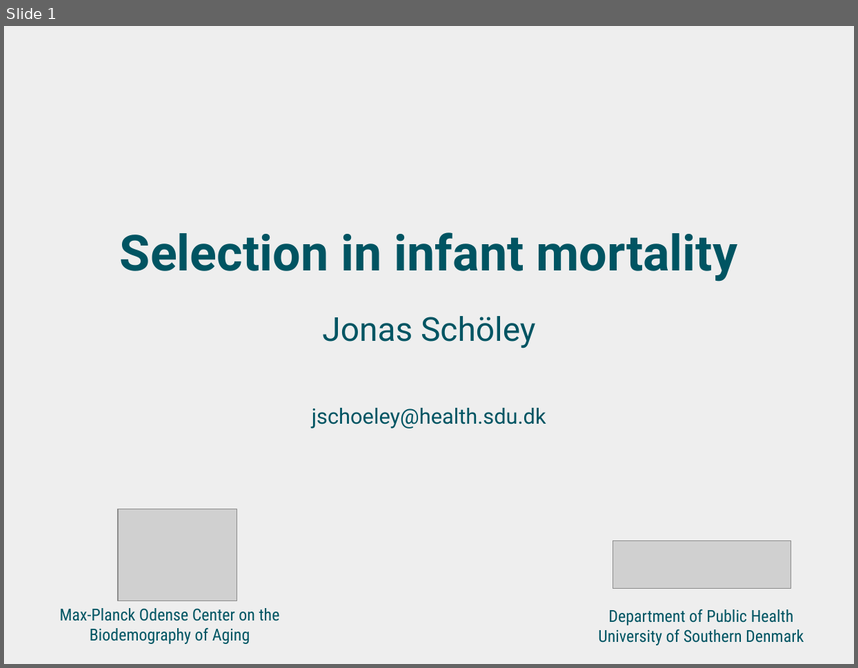
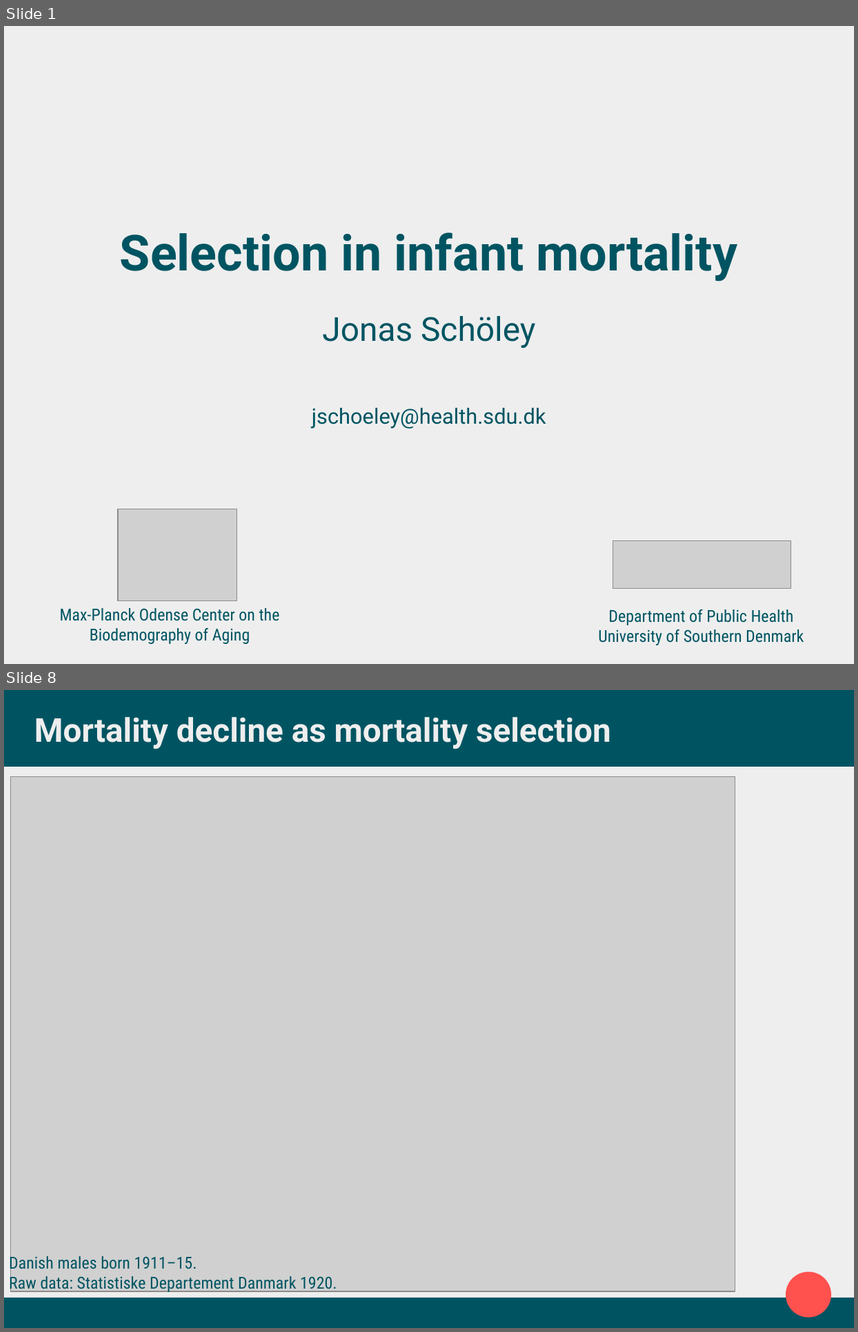
Before and after one commit to jschoeley/imort_select, a slide deck: doc/2017-05-29-presentation_popfest/popfest_jonas.odp. Shown one above the other, each under a label of ours: slide 1 before the commit, slides 1 and 8 after it; the slides between them are not shown. The pictures are 858x668 and 858x1332 pixels, drawn with LibreOffice and Linux fonts; fonts in the diff are those of the drawing; grey boxes stand for pictures. Boxes give left, top, right and bottom in pixels: in the first picture for what was removed or moved away, otherwise in the second. Text is boxed around its words. In the diff, an @@ line names an element or a change of style, - is before the commit and + after.

```diff
--- a/doc/2017-05-29-presentation_popfest/popfest_jonas.odp
+++ b/doc/2017-05-29-presentation_popfest/popfest_jonas.odp
@@ slide 8 added at (x1=4, y1=690, x2=854, y2=1328), background #EEEEEE @@
@@ rectangle added at (x1=4, y1=690, x2=854, y2=767), fill #005462 @@
@@ title added at (x1=34, y1=717, x2=611, y2=749), 27.9 pt, text #EEEEEE, bold @@
+Mortality decline as mortality selection
@@ picture added at (x1=11, y1=777, x2=735, y2=1291) @@
@@ text added at (x1=9, y1=1254, x2=337, y2=1292), 14 pt, text #005462 @@
+Danish males born 1911–15.
+Raw data: Statistiske Departement Danmark 1920.
@@ ellipse added at (x1=786, y1=1272, x2=832, y2=1317), fill #FF514E @@
@@ rectangle added at (x1=4, y1=1297, x2=854, y2=1328), fill #005462 @@
```
Also in this commit, not shown: 10 slides changed, 1 slide removed, 28 other files.
